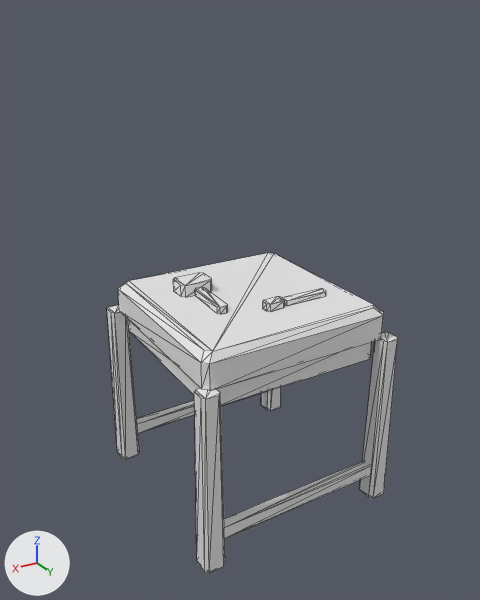
Renders of the glTF model public/models/stations/bench.glb from each side of a commit.
The view is the same before and after, from a 50 mm lens placed at (1.4, 2.28, 2.06), pointed at (0.04, 0.01, 0.92). Every picture has the same lights, and +X, +Y and +Z are marked at lower left. The picture after the commit comes second. Mesh edges are drawn as thin lines. Vertices at exactly the same position are counted once.

In view in the first picture: 'Frame', 'Tools', 'Top'.
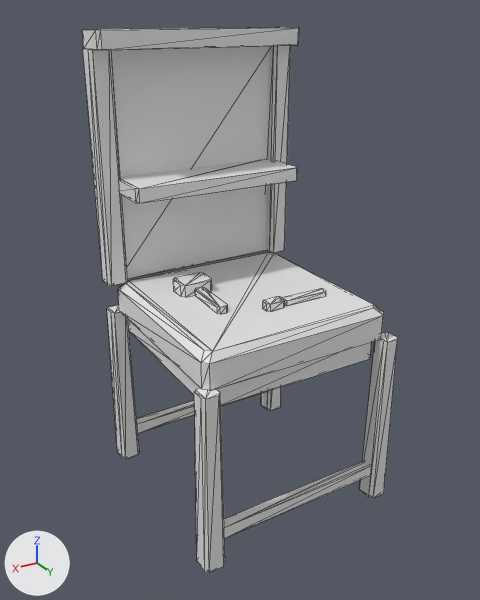
Commit message: stations: the bench stands two cells tall too — the workshop family is one height

The change in detail:
me_frame is used by ob_frame; location (0.0, 0.0, 0.0).
me_frame had 112 vertices, 196 faces and spanned x -0.484..0.482, y -0.482..0.482, z 0.0..0.8.
me_frame now has 144 vertices, 252 faces and spans x -0.484..0.482, y -0.482..0.482, z 0.0..1.93.
me_frame part 1: a new loose piece of 16 vertices spanning x -0.48..-0.385, y -0.48..-0.384, z 0.94..1.93.
me_frame part 2: a new loose piece of 16 vertices spanning x 0.385..0.481, y -0.478..-0.382, z 0.94..1.93.
Mesh me_rack is new.
It has 48 vertices, 84 faces and spans x -0.466..0.475, y -0.484..-0.191, z 0.94..2.0.
Object 'Rack' (ob_rack) is new; it shows me_rack.
Its location is (0.0, 0.0, 0.0).

What differs and where, as boxes (x1, y1, x2, y2) in the pictures (480 x 600 px):
'Rack', added: after (82, 27, 299, 279)
'Frame', reshaped: before (107, 305, 398, 573); after (83, 45, 398, 573)
part 1 of me_frame, added: after (266, 45, 291, 253)
part 2 of me_frame, added: after (83, 49, 128, 286)
